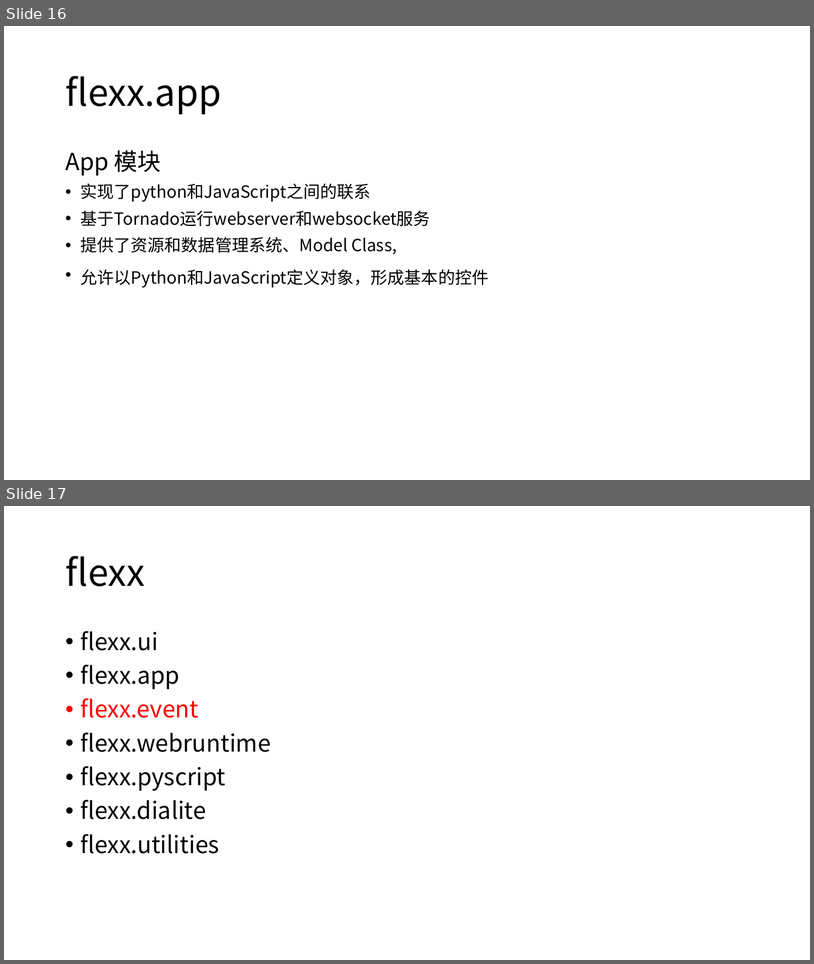
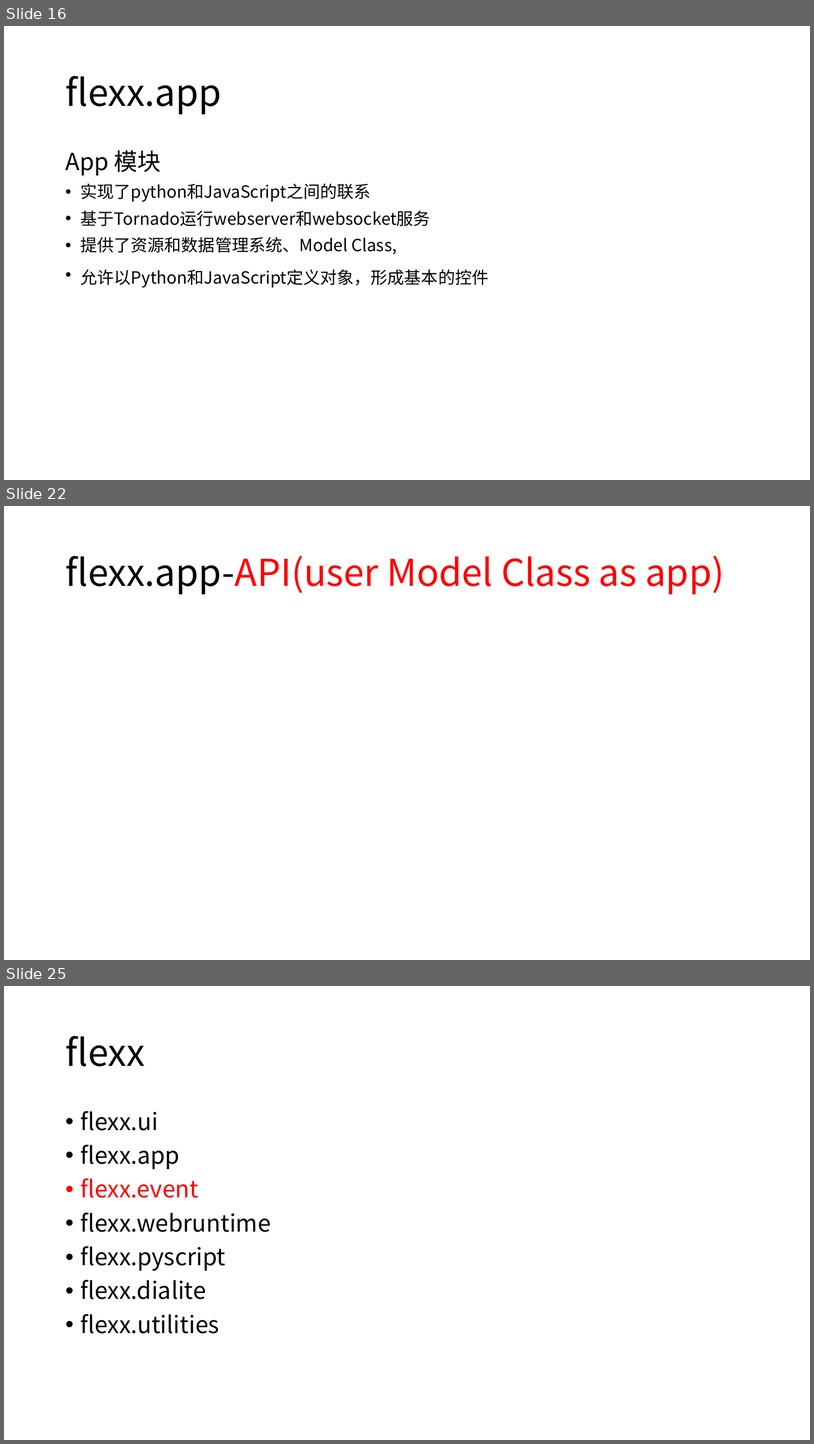
Before and after one commit to 260936767/UpdateServer, a slide deck: flexx_study/report for python&flexx.pptx. Shown one above the other, each under a label of ours: slides 16 and 17 before the commit, slides 16, 22 and 25 after it; the slides between them are not shown. The pictures are 814x964 and 814x1444 pixels, drawn with LibreOffice and Linux fonts; fonts in the diff are those of the drawing. Boxes give left, top, right and bottom in pixels: in the first picture for what was removed or moved away, otherwise in the second. Text is boxed around its words. In the diff, an @@ line names an element or a change of style, - is before the commit and + after.

```diff
--- a/flexx_study/report for python&flexx.pptx
+++ b/flexx_study/report for python&flexx.pptx
@@ slide 22 added at (x1=4, y1=506, x2=810, y2=960), background #FFFFFF @@
@@ title added at (x1=65, y1=556, x2=725, y2=594), 44 pt, text #FF0000 @@
+flexx.app-API(user Model Class as app)
@@ what was slide 17 is now slide 25 @@
```
Also in this commit, not shown: 7 other slides added, 3 other files.
